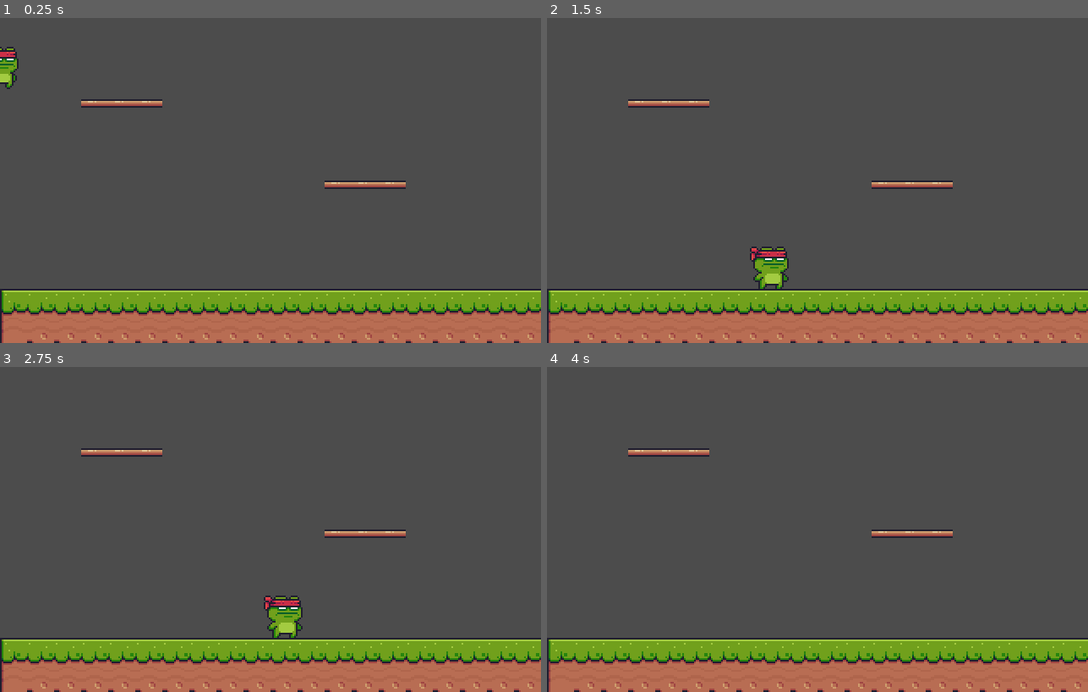
Above: before the commit, frames 1-4 (two rows, left to right).
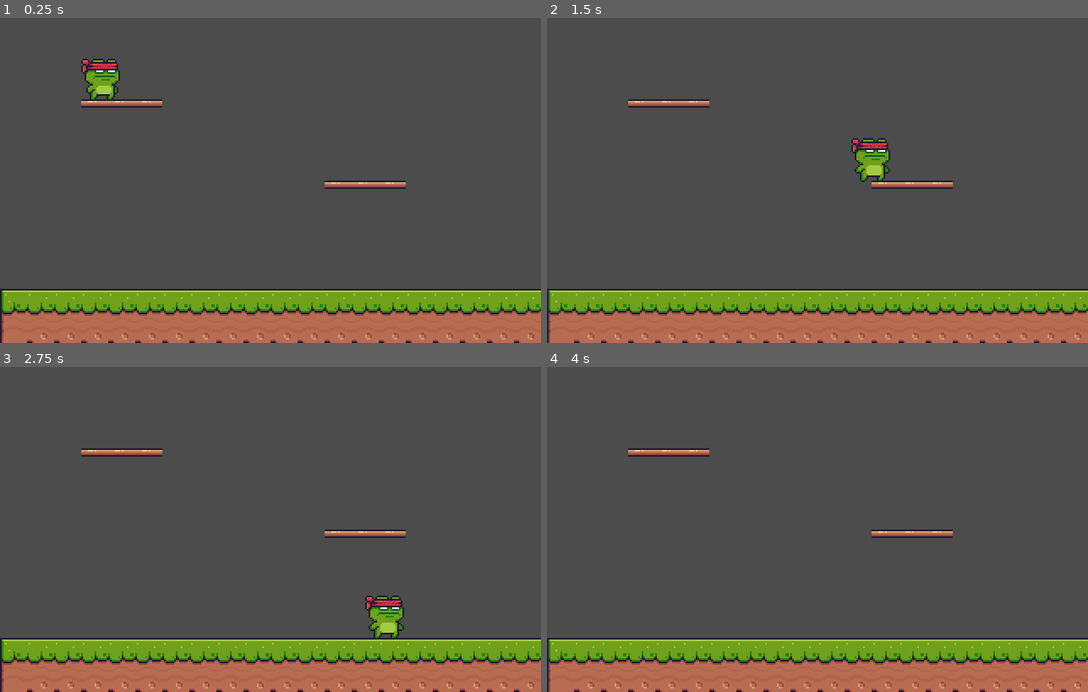
Above: after the commit, the same moments.

Repository: misaelandrejezieski/GODOT_JOGO
Game: Godot game, scene res://Levels/level01.tscn
Two runs of this game, one before a commit and one after it. Both use one fixed random seed, a clock stepped at 60 frames per second and the inputs below.
Inputs:
- Up to frame 1 (0.25 s): no input
- Up to frame 2 (1.5 s): hold Right (move_right) 0.53-1.28 s; tap Up (jump) at 0.77 s; hold Left (move_left) from 1.28 s (still down)
- Up to frame 3 (2.75 s): tap Up (jump) at 1.52 s; release Left (move_left) at 2.03 s; hold Right (move_right) from 2.03 s (still down)
- Up to frame 4 (4 s): tap Up (jump) at 3.02, 3.77 s; release Right (move_right) at 3.53 s; hold Left (move_left) from 3.53 s (still down)

The runs differ from the first frame. In frame 1, 1.1% of the frame differs, in the area x 0-23%, y 8-25%; in frame 2, 1.5%, in the area x 37-64%, y 36-84%; in frame 3, 1.5%; in frame 4, nothing differs.

Commit message:
Update level01.tscn

Diff:
--- a/Pixel Adventure Principal/Levels/level01.tscn
+++ b/Pixel Adventure Principal/Levels/level01.tscn
@@ -931,3 +931,4 @@
 tile_data = PoolIntArray( 196611, 39, 0, 196612, 39, 0, 196613, 39, 0, 393228, 39, 0, 393229, 39, 0, 393230, 39, 0, 655 …(557 unchanged characters)…
 
 [node name="Player" parent="." instance=ExtResource( 1 )]
+position = Vector2( 60, 46 )
